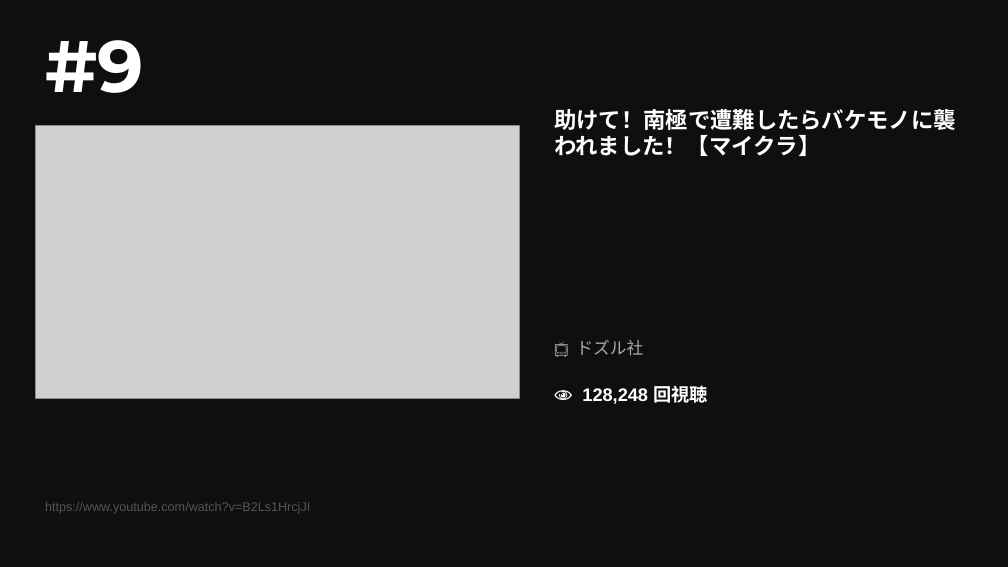
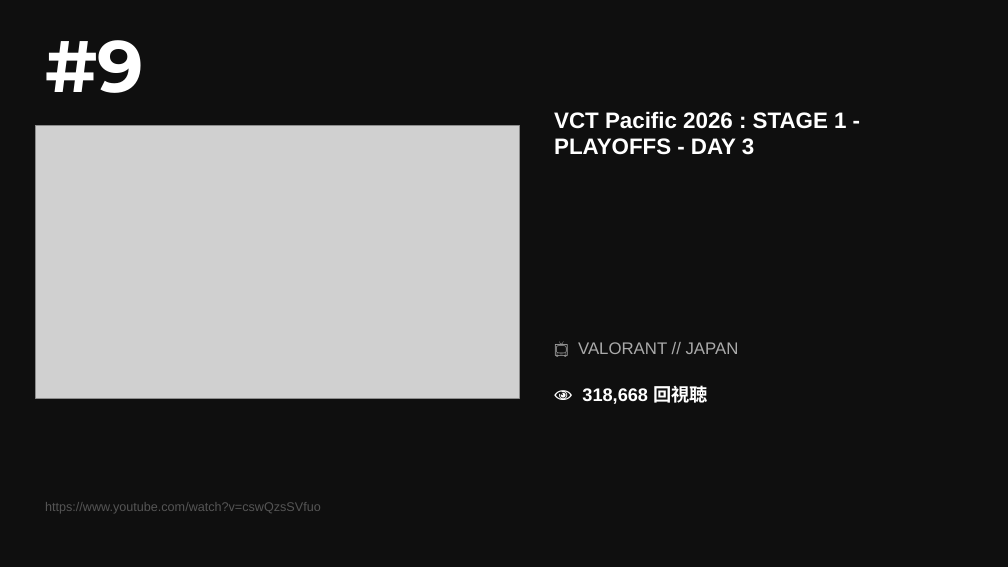
Before and after one commit to asaneasaburo0910-hub/youtube-crawler, a slide deck: slide 3 of youtube_ranking_20260509.pptx. Drawn at 1008x567 pixels with LibreOffice and Linux fonts; fonts in the diff are those of the drawing; grey boxes stand for pictures. Boxes give left, top, right and bottom in pixels: in the first picture for what was removed or moved away, otherwise in the second. Text is boxed around its words. In the diff, an @@ line names an element or a change of style, - is before the commit and + after.

```diff
--- a/youtube_ranking_20260509.pptx
+++ b/youtube_ranking_20260509.pptx
@@ text at <box>554,111,846,155</box>: text changed @@
-助けて！南極で遭難したらバケモノに襲われました！【マイクラ】
+VCT Pacific 2026 : STAGE 1 - PLAYOFFS - DAY 3
@@ text at <box>578,342,739,354</box>: text changed @@
-📺 ドズル社
+📺 VALORANT // JAPAN
@@ text at <box>582,382,708,406</box>: text changed @@
-👁 128,248 回視聴
+👁 318,668 回視聴
@@ text at <box>45,502,321,514</box>: text changed @@
-https://www.youtube.com/watch?v=B2Ls1HrcjJI
+https://www.youtube.com/watch?v=cswQzsSVfuo
```
Also in this commit, not shown: 13 other slides changed.
